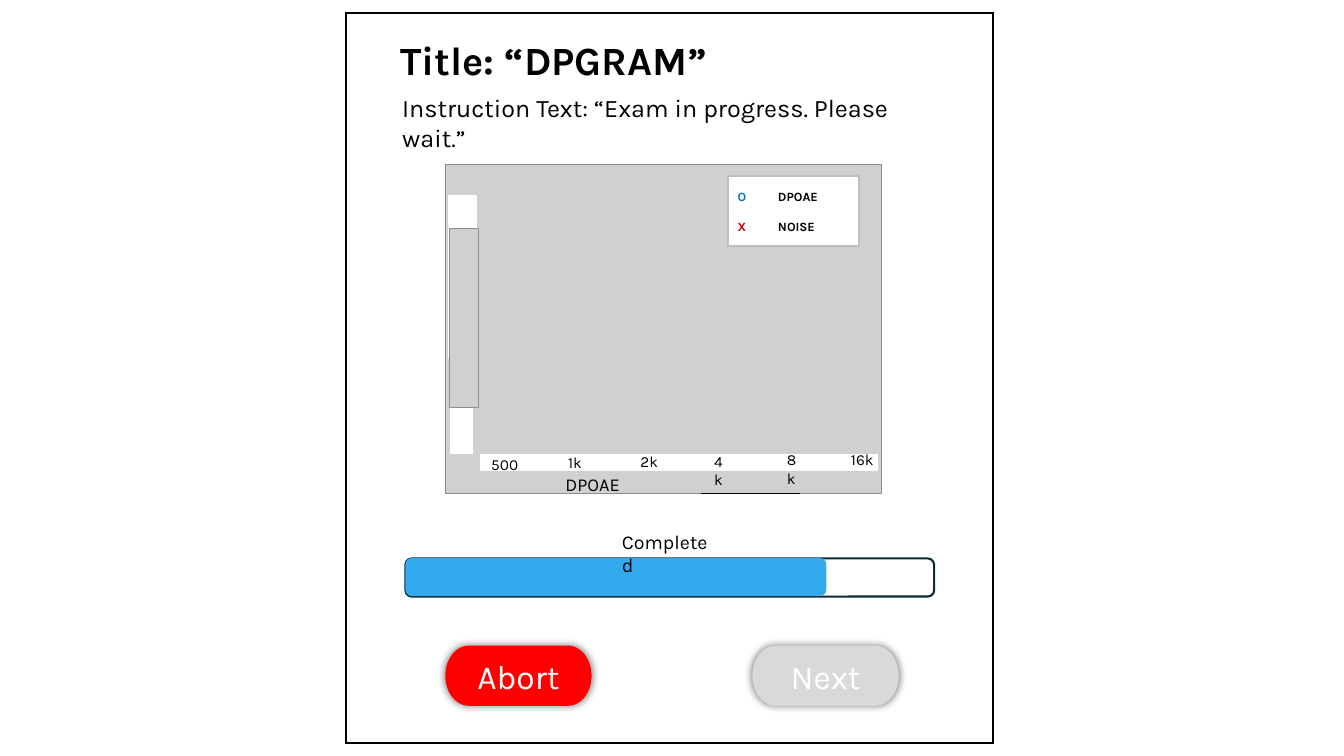
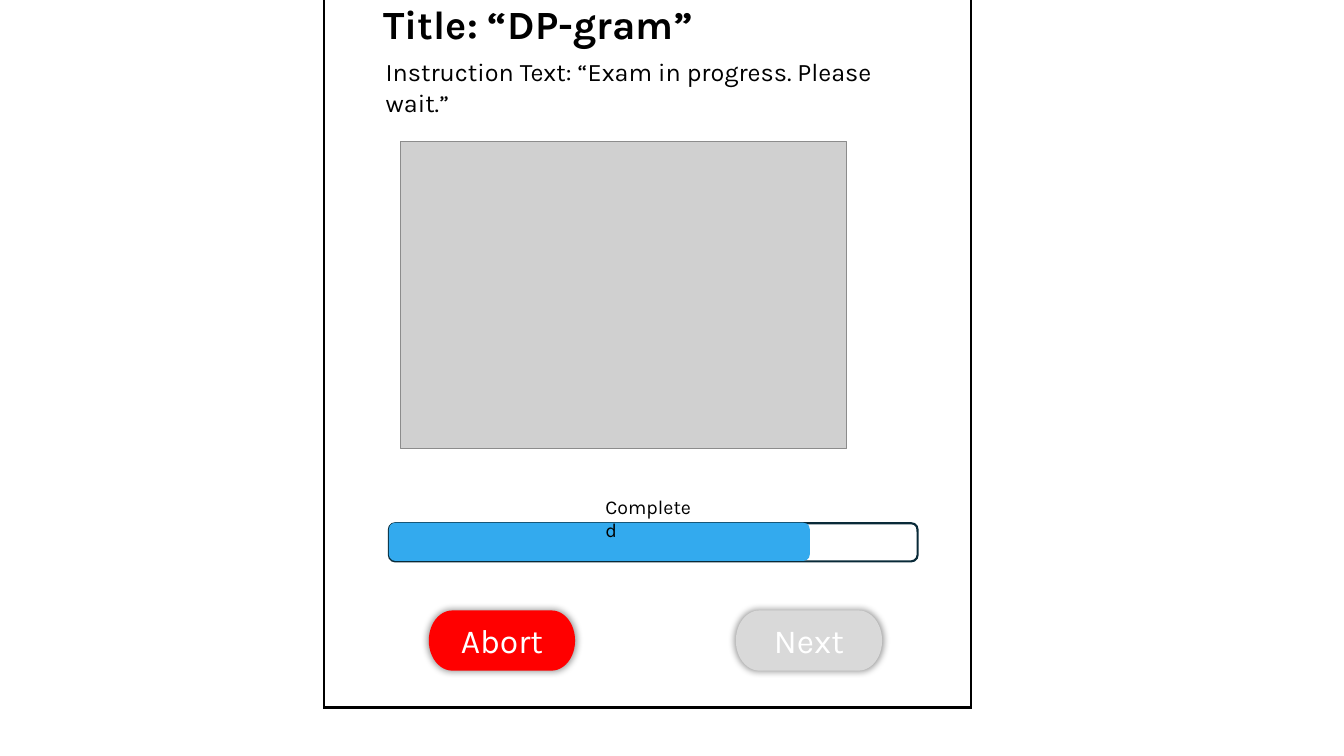
Before and after one commit to OpenHearing/TabSINT, a slide deck: slide 2 of Specifications/dpgram/GUI-Screens.pptx. Drawn at 1344x756 pixels with LibreOffice and Linux fonts; fonts in the diff are those of the drawing; grey boxes stand for pictures. Boxes give left, top, right and bottom in pixels: in the first picture for what was removed or moved away, otherwise in the second. Text is boxed around its words. In the diff, an @@ line names an element or a change of style, - is before the commit and + after.

Commit message:
update DP-gram spec per implementation

```diff
--- a/Specifications/dpgram/GUI-Screens.pptx
+++ b/Specifications/dpgram/GUI-Screens.pptx
@@ rectangle: place and size @@
-rectangle at (347, 13, 994, 743)
+rectangle at (325, 0, 972, 708)
@@ text at (384, 10, 693, 49): text changed @@
-Title: “DPGRAM”
+Title: “DP-gram”
@@ picture: place and size @@
-picture at (446, 164, 882, 494)
+picture at (400, 141, 847, 449)
@@ rectangle: place and size @@
-rectangle at (481, 455, 876, 470)
+rectangle at (685, 402, 847, 453)
@@ group removed at (450, 175, 874, 497): 7 texts, 3 rectangles, 1 picture, 1 line @@
-O DPOAE
-X NOISE
-500
-1k
-2k
-4k
-8k
-16k
-DPOAE
@@ 2 texts, 2 pill shapes, 2 rounded rectangles: place and size @@
-2 texts, 2 pill shapes, 2 rounded rectangles at (402, 99, 934, 706)
+2 texts, 2 pill shapes, 2 rounded rectangles at (386, 63, 918, 671)
```
Also in this commit, not shown: 2 other slides changed, 4 other files.
